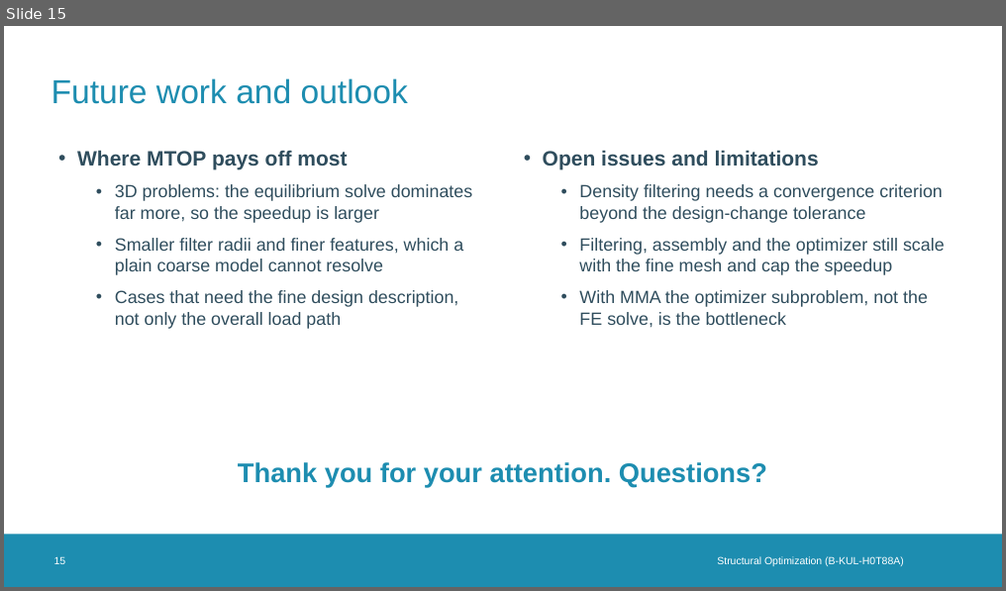
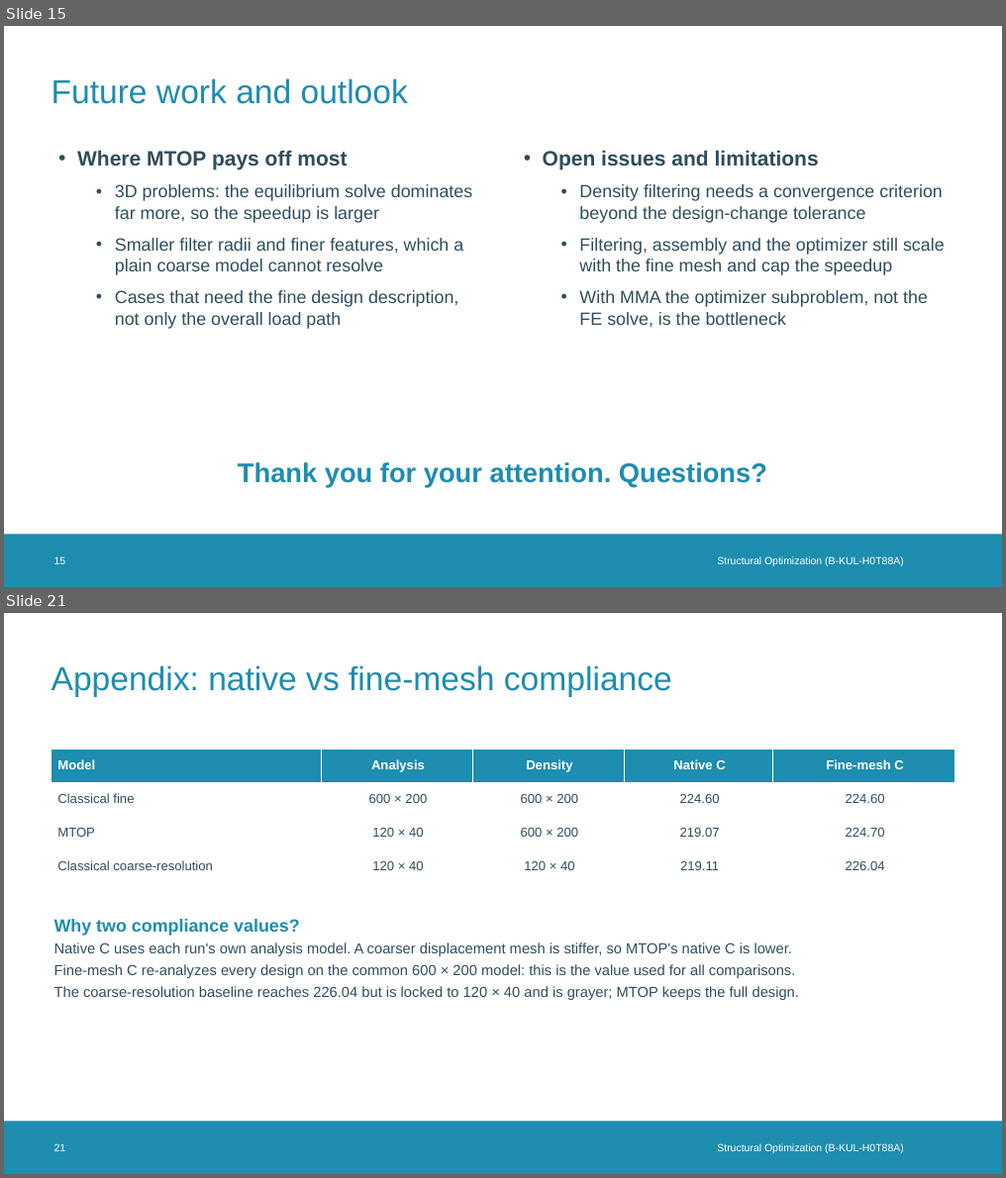
Before and after one commit to maAuSe/Structural-Optimization-LUKASTIEBERT, a slide deck: MTOP_presentation.pptx. Shown one above the other, each under a label of ours: slide 15 before the commit, slides 15 and 21 after it; the slides between them are not shown. The pictures are 1006x591 and 1006x1178 pixels, drawn with LibreOffice and Linux fonts; fonts in the diff are those of the drawing; background and template pictures are left out. Boxes give left, top, right and bottom in pixels: in the first picture for what was removed or moved away, otherwise in the second. Text is boxed around its words. In the diff, an @@ line names an element or a change of style, - is before the commit and + after.

```diff
--- a/MTOP_presentation.pptx
+++ b/MTOP_presentation.pptx
@@ slide 21 added at bbox=[4, 613, 1002, 1174], background #FFFFFF; not listed: 1 template element that a slide beside it also shows @@
@@ title added at bbox=[52, 665, 672, 697], 32 pt, text #1D8DB0 @@
+Appendix: native vs fine-mesh compliance
@@ table added at bbox=[52, 750, 954, 883], 4 rows, 5 columns @@
+Model | Analysis | Density | Native C | Fine-mesh C
+Classical fine | 600 × 200 | 600 × 200 | 224.60 | 224.60
+MTOP | 120 × 40 | 600 × 200 | 219.07 | 224.70
+Classical coarse-resolution | 120 × 40 | 120 × 40 | 219.11 | 226.04
@@ text added at bbox=[54, 919, 799, 1000], 14 pt, text #2F4D5D @@
+Why two compliance values?
+Native C uses each run's own analysis model. A coarser displacement mesh is stiffer, so MTOP's native C is lower.
+Fine-mesh C re-analyzes every design on the common 600 × 200 model: this is the value used for all comparisons.
+The coarse-resolution baseline reaches 226.04 but is locked to 120 × 40 and is grayer; MTOP keeps the full design.
@@ text added at bbox=[54, 1144, 66, 1152], 10 pt, text #FFFFFF @@
+21
@@ text added at bbox=[717, 1144, 904, 1154], 10 pt, text #FFFFFF @@
+Structural Optimization (B-KUL-H0T88A)
```
Also in this commit, not shown: 7 other slides added, 1 other file.
